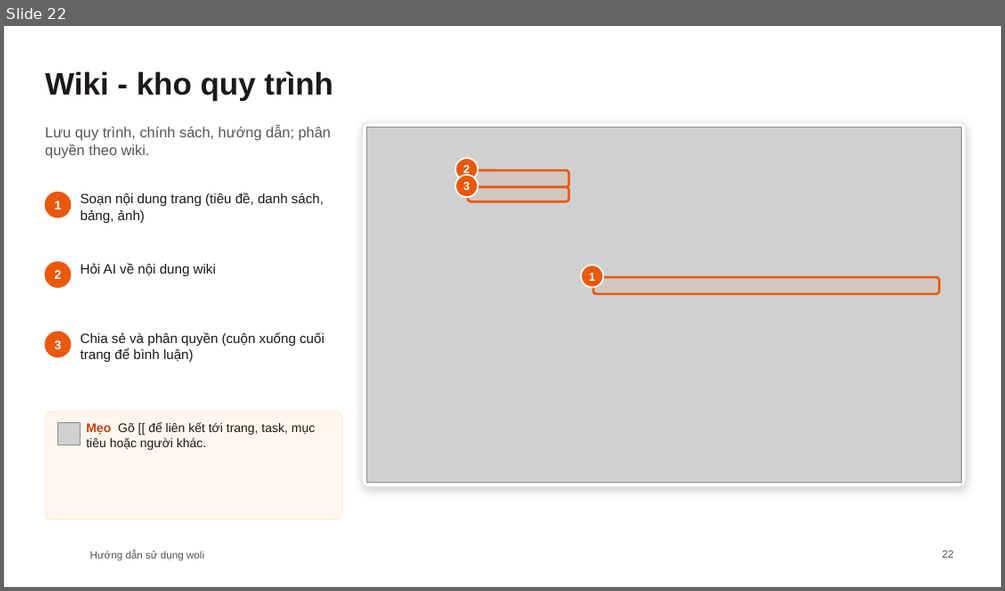
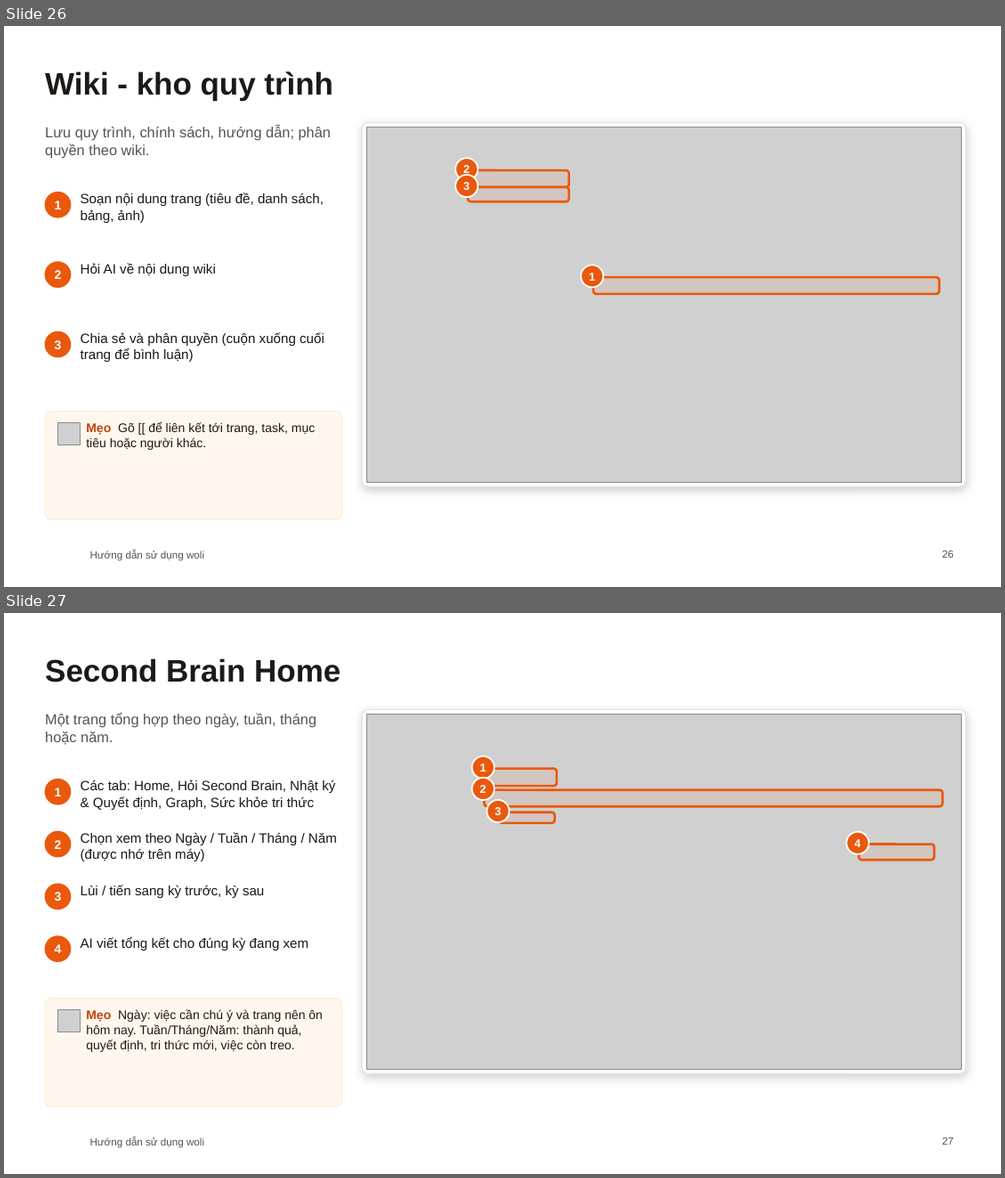
Before and after one commit to diuthihieu/hr-task-managent-CL, a slide deck: docs/woli-Huong-dan-su-dung.pptx. Shown one above the other, each under a label of ours: slide 22 before the commit, slides 26 and 27 after it. The pictures are 1005x591 and 1005x1178 pixels, drawn with LibreOffice and Linux fonts; fonts in the diff are those of the drawing; grey boxes stand for pictures; background and template pictures are left out. Boxes give left, top, right and bottom in pixels: in the first picture for what was removed or moved away, otherwise in the second. Text is boxed around its words. In the diff, an @@ line names an element or a change of style, - is before the commit and + after.

```diff
--- a/docs/woli-Huong-dan-su-dung.pptx
+++ b/docs/woli-Huong-dan-su-dung.pptx
@@ slide 27 added at box(4, 613, 1001, 1174), background #FFFFFF; not listed: 1 template element that a slide beside it also shows @@
@@ title added at box(45, 658, 340, 682), 30 pt, text #1C1917, bold @@
+Second Brain Home
@@ text added at box(45, 713, 316, 745), 14 pt, text #57534E @@
+Một trang tổng hợp theo ngày, tuần, tháng hoặc năm.
@@ rounded rectangle added at box(362, 709, 966, 1074), fill #FFFFFF, outline #E7E5E4 1 pt @@
@@ picture added at box(367, 714, 961, 1070) @@
@@ ellipse added at box(472, 755, 494, 779), fill #EA580C, outline #FFFFFF 1.5 pt @@
@@ text added at box(480, 763, 486, 771), 11 pt, text #FFFFFF, bold @@
+1
@@ rounded rectangle added at box(484, 769, 557, 786), fill #EA580C at 8% opacity, outline #EA580C 2.25 pt @@
@@ ellipse added at box(45, 779, 71, 804), fill #EA580C, outline #EA580C 1 pt @@
@@ text added at box(55, 787, 62, 796), 12 pt, text #FFFFFF, bold @@
+1
@@ text added at box(81, 779, 335, 810), 13 pt, text #1C1917 @@
+Các tab: Home, Hỏi Second Brain, Nhật ký & Quyết định, Graph, Sức khỏe tri thức
@@ ellipse added at box(472, 778, 494, 800), fill #EA580C, outline #FFFFFF 1.5 pt @@
@@ text added at box(480, 785, 486, 793), 11 pt, text #FFFFFF, bold @@
+2
@@ rounded rectangle added at box(484, 790, 942, 807), fill #EA580C at 8% opacity, outline #EA580C 2.25 pt @@
@@ ellipse added at box(487, 800, 510, 822), fill #EA580C, outline #FFFFFF 1.5 pt @@
@@ text added at box(494, 807, 501, 815), 11 pt, text #FFFFFF, bold @@
+3
@@ rounded rectangle added at box(499, 811, 554, 822), fill #EA580C at 8% opacity, outline #EA580C 2.25 pt @@
@@ ellipse added at box(45, 831, 71, 857), fill #EA580C, outline #EA580C 1 pt @@
@@ text added at box(55, 840, 62, 849), 12 pt, text #FFFFFF, bold @@
+2
@@ text added at box(81, 832, 337, 861), 13 pt, text #1C1917 @@
+Chọn xem theo Ngày / Tuần / Tháng / Năm (được nhớ trên máy)
@@ ellipse added at box(847, 832, 869, 854), fill #EA580C, outline #FFFFFF 1.5 pt @@
@@ text added at box(854, 839, 860, 847), 11 pt, text #FFFFFF, bold @@
+4
@@ rounded rectangle added at box(858, 844, 934, 860), fill #EA580C at 8% opacity, outline #EA580C 2.25 pt @@
@@ ellipse added at box(45, 884, 71, 909), fill #EA580C, outline #EA580C 1 pt @@
@@ text added at box(55, 892, 62, 900), 12 pt, text #FFFFFF, bold @@
+3
@@ text added at box(81, 884, 264, 898), 13 pt, text #1C1917 @@
+Lùi / tiến sang kỳ trước, kỳ sau
@@ ellipse added at box(45, 936, 71, 962), fill #EA580C, outline #EA580C 1 pt @@
@@ text added at box(55, 944, 62, 953), 12 pt, text #FFFFFF, bold @@
+4
@@ text added at box(81, 937, 309, 950), 13 pt, text #1C1917 @@
+AI viết tổng kết cho đúng kỳ đang xem
@@ rounded rectangle added at box(45, 998, 342, 1107), fill #FFF7ED, outline #FFEDD5 1 pt @@
@@ picture added at box(57, 1009, 81, 1032) @@
@@ text added at box(86, 1009, 323, 1052), 12 pt, text #1C1917 @@
+Mẹo Ngày: việc cần chú ý và trang nên ôn hôm nay. Tuần/Tháng/Năm: thành quả, quyết định, tri thức mới, việc còn treo.
@@ page number added at box(942, 1137, 954, 1144), 10 pt, text #57534E @@
+27
@@ what was slide 22 is now slide 26 @@
@@ page number at box(942, 550, 954, 557): text changed @@
-22
+26
```
Also in this commit, not shown: 3 slides changed, 4 other slides added, 5 other files.
